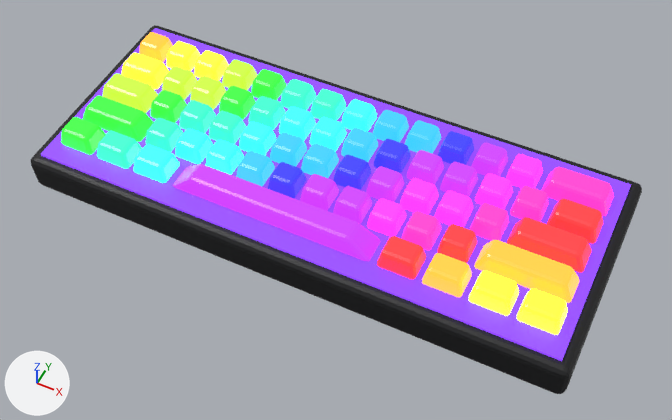
The glTF model content/models/desk/kb_rgb.glb: old version first, new version second.
One viewpoint serves both versions: a camera (50 mm lens) standing at (0.158, -0.308, 0.377) and looking at (0.009, -0.01, 0.005). Every picture has the same lights, and +X, +Y and +Z are marked at lower left. The older version comes first. Where no turn or scale is listed for an object, it has been applied to the vertices.

The first picture shows 'kb_rgb'.
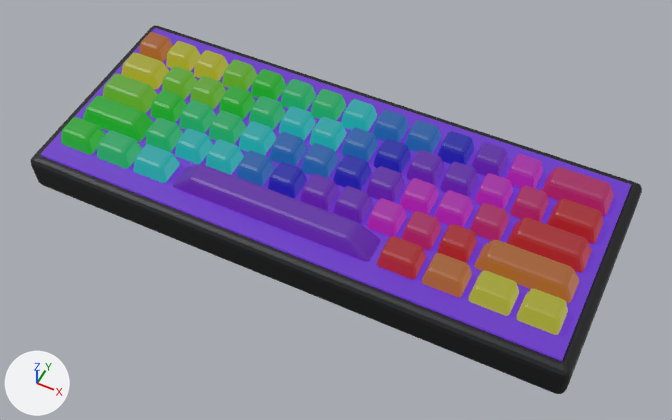
The change, as a list of edits to the scene's bpy script:
```text
Change mat_rgb1:
    mat_rgb1.emission_color: (1.0, 0.287, 0.0194) -> (0.32, 0.092, 0.0062)  # orange #ff9226 -> brown #995612
    mat_rgb1.emission_strength: 2.2 -> 1.0
Change mat_rgb2:
    mat_rgb2.roughness: 0.35 -> 0.48
    mat_rgb2.emission_color: (1.0, 1.0, 0.0194) -> (0.32, 0.32, 0.0062)  # yellow #ffff26 -> yellow #999912
    mat_rgb2.emission_strength: 2.2 -> 1.0
Change mat_rgb3:
    mat_rgb3.roughness: 0.35 -> 0.48
    mat_rgb3.emission_color: (0.287, 1.0, 0.0194) -> (0.092, 0.32, 0.0062)  # green #92ff26 -> green #569912
    mat_rgb3.emission_strength: 2.2 -> 1.0
Change mat_rgb4:
    mat_rgb4.roughness: 0.35 -> 0.48
    mat_rgb4.emission_color: (0.0194, 1.0, 0.0194) -> (0.0062, 0.32, 0.0062)  # green #26ff26 -> green #129912
    mat_rgb4.emission_strength: 2.2 -> 1.0
Change mat_rgb5:
    mat_rgb5.roughness: 0.35 -> 0.48
    mat_rgb5.emission_color: (0.0194, 1.0, 0.287) -> (0.0062, 0.32, 0.092)  # green #26ff92 -> green #129956
    mat_rgb5.emission_strength: 2.2 -> 1.0
Change mat_rgb6:
    mat_rgb6.roughness: 0.35 -> 0.48
    mat_rgb6.emission_color: (0.0194, 1.0, 1.0) -> (0.0062, 0.32, 0.32)  # cyan #26ffff -> cyan #129999
    mat_rgb6.emission_strength: 2.2 -> 1.0
Change mat_rgb7:
    mat_rgb7.emission_color: (0.0194, 0.287, 1.0) -> (0.0062, 0.092, 0.32)  # blue #2692ff -> blue #125699
    mat_rgb7.emission_strength: 2.2 -> 1.0
Change mat_rgb8:
    mat_rgb8.emission_color: (0.0194, 0.0194, 1.0) -> (0.0062, 0.0062, 0.32)  # blue #2626ff -> blue #121299
    mat_rgb8.emission_strength: 2.2 -> 1.0
Change mat_rgb9:
    mat_rgb9.roughness: 0.35 -> 0.48
    mat_rgb9.emission_color: (0.287, 0.0194, 1.0) -> (0.092, 0.0062, 0.32)  # purple #9226ff -> purple #561299
    mat_rgb9.emission_strength: 2.2 -> 1.0
Change mat_rgb10:
    mat_rgb10.emission_color: (1.0, 0.0194, 1.0) -> (0.32, 0.0062, 0.32)  # pink #ff26ff -> purple #991299
    mat_rgb10.emission_strength: 2.2 -> 1.0
Change mat_rgb11:
    mat_rgb11.emission_color: (1.0, 0.0194, 0.287) -> (0.32, 0.0062, 0.092)  # pink #ff2692 -> purple #991256
    mat_rgb11.emission_strength: 2.2 -> 1.0
Change mat_rgb0:
    mat_rgb0.emission_color: (1.0, 0.0194, 0.0194) -> (0.32, 0.0062, 0.0062)  # red #ff2626 -> red #991212
    mat_rgb0.emission_strength: 2.2 -> 1.0
Change mat_under:
    mat_under.emission_color: (0.238, 0.05, 1.0) -> (0.125, 0.0262, 0.525)  # purple #863fff -> purple #632dc0
    mat_under.emission_strength: 1.27 -> 1.0
```

What differs and where, as boxes (x1, y1, x2, y2) in the pictures (672 x 420 px):
'kb_rgb', recoloured, surface changed (darker): (38, 25, 634, 365) in both
